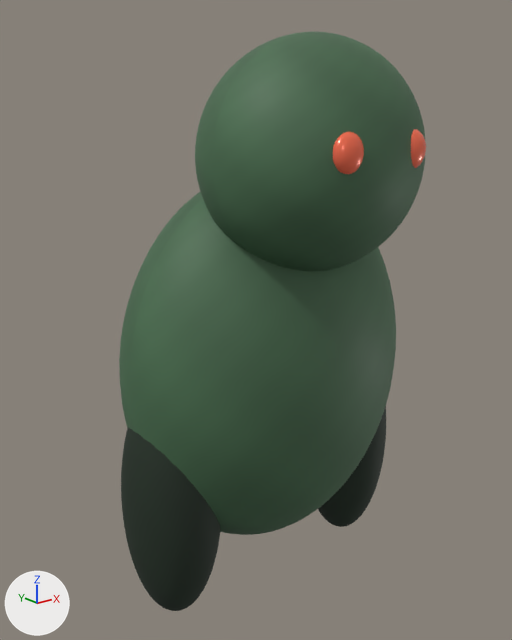
Before and after pictures for a commit that changed the glTF model assets/3d/generated/monsters/monster_Zombie.glb.
The view is the same before and after, from a 50 mm lens placed at (-1.55, -1.88, 1.72), pointed at (0.0, 0.06, 0.95). The axes (+X, +Y, +Z) are drawn at lower left. The lights are the same throughout. The first picture is the older version. Where no turn or scale is listed for an object, it has been applied to the vertices. Vertices at exactly the same position are counted once.

Objects in the first picture: 'Body', 'Eye', 'Eye.001', 'Head', 'Leg', 'Leg.001'.
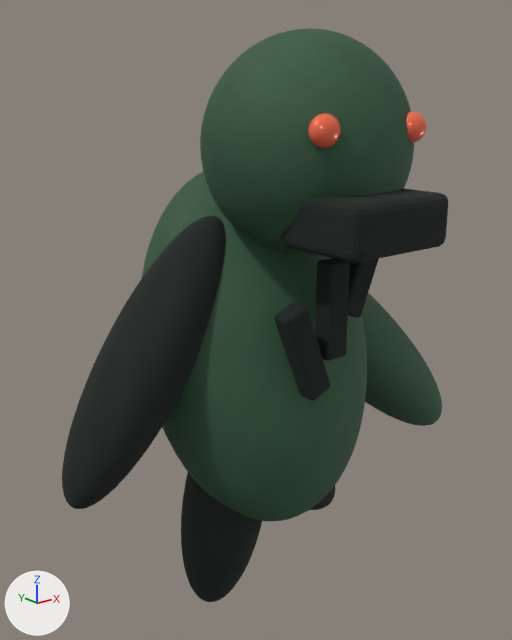
Where the newer file only moved an object's origin or applied its transform, the numbers keep the older frame.

Changed parts and their boxes [x1, y1, x2, y2] in the pictures (512 x 640 px):
'Body', reshaped (19% narrower): before [119, 192, 396, 535]; after [142, 172, 367, 521]
'Head', reshaped (7% narrower): before [195, 32, 426, 271]; after [200, 28, 414, 255]
'BrokenArm', added: after [62, 216, 226, 509]
'Leg', deleted: before [121, 428, 221, 611]
'BrokenJaw', added: after [281, 188, 448, 263]
'StiffLeg', added: after [181, 472, 262, 602]
'DraggingArm', added (green): after [362, 293, 442, 426]
'ExposedRib.001', added: after [315, 258, 350, 360]
'ExposedRib', added: after [274, 303, 331, 401]
'Leg.001', deleted: before [318, 406, 386, 527]
'ExposedRib.002', added: after [347, 258, 379, 318]
'Eye', deleted (red): before [333, 132, 364, 174]
'DeadEye', added (red): after [308, 113, 341, 148]
'DeadEye.001', added (red): after [406, 112, 427, 143]
'Eye.001', deleted (red): before [411, 129, 426, 168]
'DraggingLeg', added (mostly hidden): after [310, 486, 335, 510]

What changed in the scene script:
```text
Add mat_zombie_rot:
    mat_zombie_rot = bpy.data.materials.new('Zombie_Rot')
    # uses the picture img_hw_bc_e53769a9ce4d
    # uses the picture img_hw_bc_e53769a9ce4d_roughness
Add mat_zombie_ragged:
    mat_zombie_ragged = bpy.data.materials.new('Zombie_Ragged')
    # uses the picture img_hw_bc_775d58bfbcf6
    # uses the picture img_hw_bc_775d58bfbcf6_roughness
Change me_sphere_014:
    remove me_sphere_014.from_pydata(...)  # 1490 vertices, 2976 faces; spans x -0.56..0.56, y -0.38..0.38, z -0.68..0.68
    remove me_sphere_014.materials.append(mat_zombie_body)
    add me_sphere_014.from_pydata(...)  # 1490 vertices, 2976 faces; spans x -0.44..0.44, y -0.324..0.424, z -0.601..0.681
    me_sphere_014 part 2: the whole mesh is multiplied about its middle by the matrix ((0.786, 0.0, 0.0), (0.0, 0.86, 0.268), (0.0, -0.247, 0.933)), then moved by (0.0, 0.05, 0.04)
    add me_sphere_014.materials.append(mat_zombie_rot)
Change me_sphere_015:
    remove me_sphere_015.from_pydata(...)  # 1490 vertices, 2976 faces; spans x -0.38..0.38, y -0.32..0.32, z -0.36..0.36
    remove me_sphere_015.materials.append(mat_zombie_body)
    add me_sphere_015.from_pydata(...)  # 1490 vertices, 2976 faces; spans x -0.338..0.338, y -0.282..0.322, z -0.31..0.37
    me_sphere_015 part 1: the whole mesh is multiplied about its middle by the matrix ((0.875, 0.195, 0.0), (-0.186, 0.917, 0.0), (0.0, 0.0, 0.944)), then moved by (0.0, 0.02, 0.03)
    add me_sphere_015.materials.append(mat_zombie_rot)
Remove ob_eye:
    ob_eye = bpy.data.objects.new('Eye', me_sphere_018)
Remove ob_eye_001:
    ob_eye_001 = bpy.data.objects.new('Eye.001', me_sphere_019)
Remove ob_leg:
    ob_leg = bpy.data.objects.new('Leg', me_sphere_016)
Remove ob_leg_001:
    ob_leg_001 = bpy.data.objects.new('Leg.001', me_sphere_017)
Add ob_stiffleg:
    ob_stiffleg = bpy.data.objects.new('StiffLeg', me_sphere_024)  # 1490 vertices, 2976 faces; spans x -0.171..0.171, y -0.16..0.16, z -0.412..0.412
    ob_stiffleg.location = (-0.18, 0.02, 0.3)
Add ob_exposedrib_002:
    ob_exposedrib_002 = bpy.data.objects.new('ExposedRib.002', me_cube_010)  # 96 vertices, 188 faces; spans x -0.098..0.098, y -0.035..0.035, z -0.161..0.161
    ob_exposedrib_002.location = (0.12, -0.33, 1.2)
Add ob_exposedrib_001:
    ob_exposedrib_001 = bpy.data.objects.new('ExposedRib.001', me_cube_009)  # 96 vertices, 188 faces; spans x -0.045..0.045, y -0.035..0.035, z -0.16..0.16
    ob_exposedrib_001.location = (0.0, -0.33, 1.08)
Add ob_exposedrib:
    ob_exposedrib = bpy.data.objects.new('ExposedRib', me_cube_008)  # 96 vertices, 188 faces; spans x -0.098..0.098, y -0.035..0.035, z -0.161..0.161
    ob_exposedrib.location = (-0.12, -0.33, 0.96)
Add ob_draggingleg:
    ob_draggingleg = bpy.data.objects.new('DraggingLeg', me_sphere_025)  # 1490 vertices, 2976 faces; spans x -0.25..0.25, y -0.18..0.18, z -0.269..0.269
    ob_draggingleg.location = (0.24, 0.16, 0.24)
Add ob_draggingarm:
    ob_draggingarm = bpy.data.objects.new('DraggingArm', me_sphere_022)  # 1490 vertices, 2976 faces; spans x -0.592..0.592, y -0.18..0.18, z -0.538..0.538
    ob_draggingarm.location = (0.56, 0.08, 0.74)
Add ob_deadeye_001:
    ob_deadeye_001 = bpy.data.objects.new('DeadEye.001', me_sphere_021)  # 1490 vertices, 2976 faces; spans x -0.05..0.05, y -0.035..0.035, z -0.045..0.045; in mat_zombie_eye (red #f96f50)
    ob_deadeye_001.location = (0.18, -0.46, 1.64)
Add ob_deadeye:
    ob_deadeye = bpy.data.objects.new('DeadEye', me_sphere_020)  # 1490 vertices, 2976 faces; spans x -0.05..0.05, y -0.035..0.035, z -0.045..0.045; in mat_zombie_eye (red #f96f50)
    ob_deadeye.location = (-0.18, -0.46, 1.64)
Add ob_brokenjaw:
    ob_brokenjaw = bpy.data.objects.new('BrokenJaw', me_cube_007)  # 96 vertices, 188 faces; spans x -0.2..0.2, y -0.16..0.16, z -0.08..0.08
    ob_brokenjaw.location = (0.0, -0.45, 1.38)
Add ob_brokenarm:
    ob_brokenarm = bpy.data.objects.new('BrokenArm', me_sphere_023)  # 1490 vertices, 2976 faces; spans x -0.313..0.313, y -0.16..0.16, z -0.438..0.438
    ob_brokenarm.location = (-0.48, 0.02, 0.92)
```
